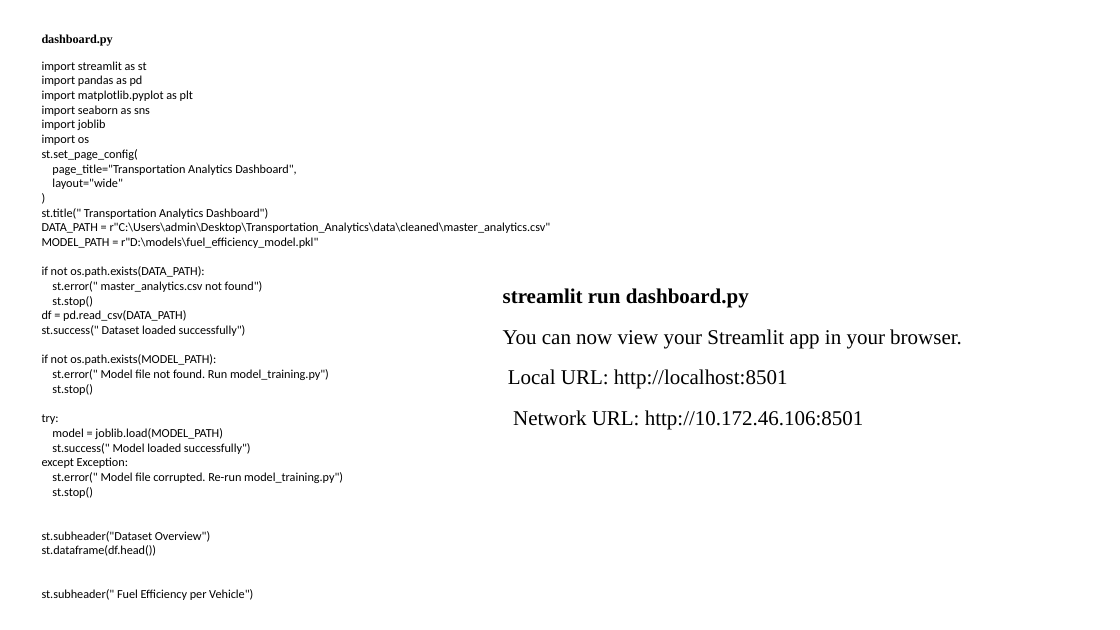
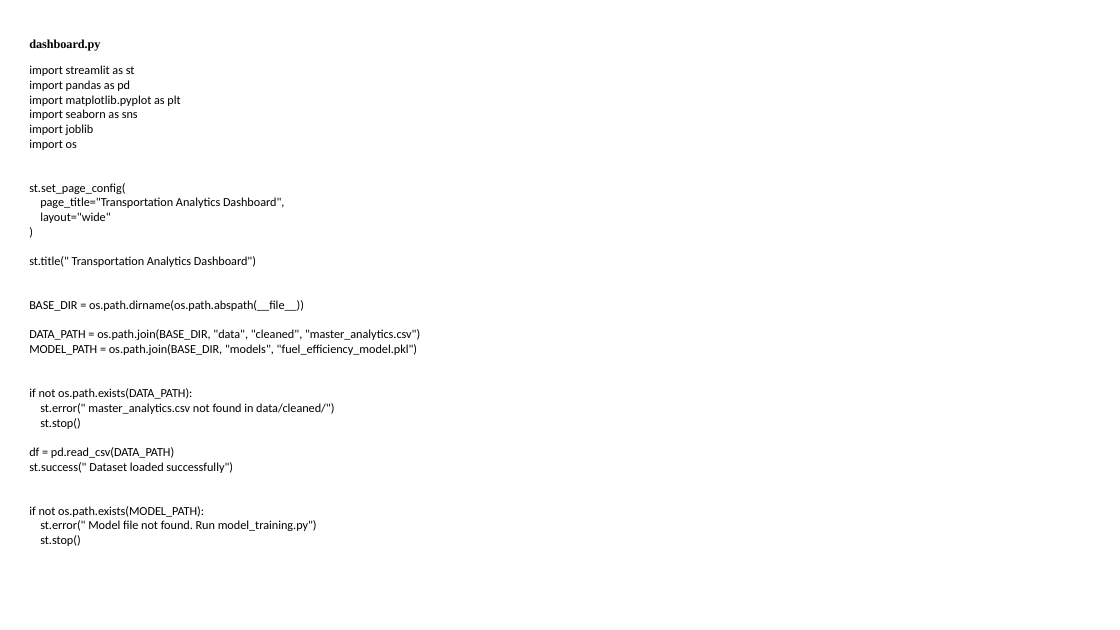
Before and after one commit to bhargavi286/Transportation_Analytics, a slide deck: slide 11 of TRANSPORT.pptx. Drawn at 1120x630 pixels with LibreOffice and Linux fonts; fonts in the diff are those of the drawing. Boxes give left, top, right and bottom in pixels: in the first picture for what was removed or moved away, otherwise in the second. Text is boxed around its words. In the diff, an @@ line names an element or a change of style, - is before the commit and + after.

Commit message:
Final Transportation Analytics dashboard, model and documentation

```diff
--- a/TRANSPORT.pptx
+++ b/TRANSPORT.pptx
@@ text "dashboard.py": place and size @@
-text "dashboard.py" at [42,34,551,600]
+text "dashboard.py" at [29,39,420,546]
@@ text at [29,139,125,194]: text changed @@
-import os
-st.set_page_config(
+import os
+st.set_page_config(
@@ text removed at [503,288,962,430] @@
-streamlit run dashboard.py
-You can now view your Streamlit app in your browser.
-Local URL: http://localhost:8501
-Network URL: http://10.172.46.106:8501
@@ text at [29,300,420,355]: text changed @@
-DATA_PATH = r"C:\Users\admin\Desktop\Transportation_Analytics\data\cleaned\master_analytics.csv"
-MODEL_PATH = r"D:\models\fuel_efficiency_model.pkl"
+BASE_DIR = os.path.dirname(os.path.abspath(__file__))
+DATA_PATH = os.path.join(BASE_DIR, "data", "cleaned", "master_analytics.csv")
+MODEL_PATH = os.path.join(BASE_DIR, "models", "fuel_efficiency_model.pkl")
@@ text at [40,403,334,414]: text changed @@
-st.error(" master_analytics.csv not found")
+st.error(" master_analytics.csv not found in data/cleaned/")
@@ text at [42,414,343,600]: paragraphs removed @@
-try:
-model = joblib.load(MODEL_PATH)
-st.success(" Model loaded successfully")
-except Exception:
-st.error(" Model file corrupted. Re-run model_training.py")
-st.stop()
-st.subheader("Dataset Overview")
-st.dataframe(df.head())
-st.subheader(" Fuel Efficiency per Vehicle")
```
Also in this commit, not shown: 3 other slides changed, 1 slide added, 8 other files.
